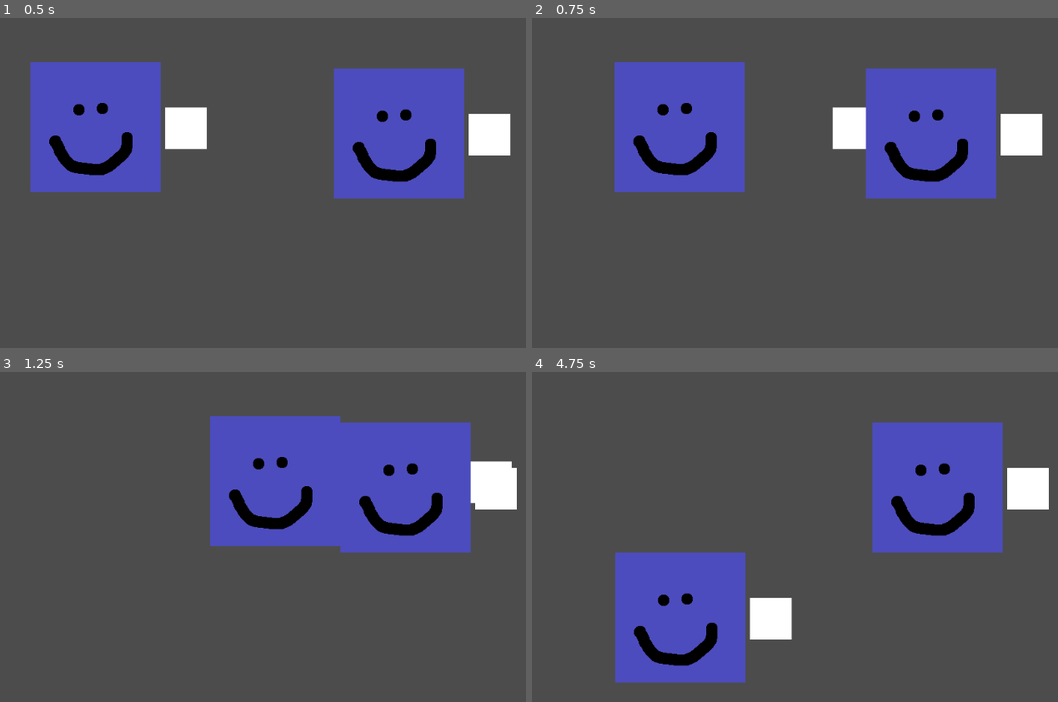
Above: before the commit, frames 1-4 (two rows, left to right).
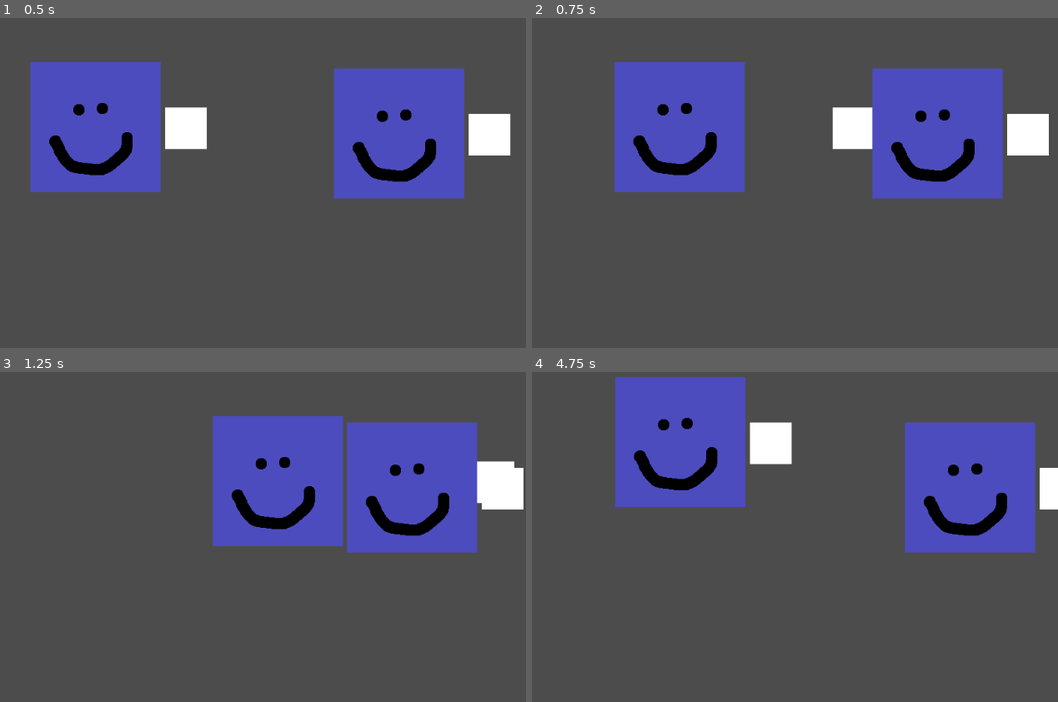
Above: after the commit, the same moments.

Repository: sadikuar/ringout
Game: Godot game, scene res://Ring.tscn
Same seed, same stepped clock (60 frames per second), same inputs: the game is played once before the commit and once after it.
Inputs (mouse positions are in pixels of both pictures, inside the frame that each line leads up to):
- Up to frame 1 (0.5 s): no input
- Up to frame 2 (0.75 s): tap Enter at 0.5 s; move the mouse to (873, 133) at 0.52 s; press the mouse at (873, 133) at 0.53 s; hold D (Move right) from 0.53 s (still down)
- Up to frame 3 (1.25 s): keep holding D (Move right)
- Up to frame 4 (4.75 s): move the mouse to (589, 527) at 1.27 s; release D (Move right) at 1.28 s; release the mouse at (589, 527) at 1.28 s; hold S (Move down) 1.28-2.03 s; click (589, 527) at 1.35 s; move the mouse to (789, 421) at 2.02 s; press the mouse at (789, 421) at 2.03 s; hold D (Move right) 2.03-2.78 s; move the mouse to (689, 586) at 2.77 s; release the mouse at (689, 586) at 2.78 s; hold W (Move up) 2.78-3.53 s; click (689, 586) at 2.85 s; move the mouse to (926, 566) at 3.52 s; press the mouse at (926, 566) at 3.53 s; hold A (Move left) from 3.53 s (still down); move the mouse to (outside the picture) at 4.27 s; release the mouse at (outside the picture) at 4.28 s; click (outside the picture) at 4.35 s

Frame 1 is identical in both runs. In frame 2, 2.1% of the frame differs, in the area x 63-99%, y 15-55%; in frame 3, 2.4%; in frame 4, 28%, in the area x 15-100%, y 1-95%.

Commit message:
- Changed collision to be active only when punching

Diff:
--- a/Hand.gd
+++ b/Hand.gd
@@ -4,26 +4,23 @@
 
 # Called when the node enters the scene tree for the first time.
 func _ready():
-
-	# TODO: Need to access disabled movements to stop this hand from punching
+	$CollisionShape2D.disabled = true
 	var player = get_parent()
 
 	if player != null:
 		disable_movements = player.disable_movements
-
-	$CollisionShape2D.disabled = true
-	pass # Replace with function body.
 
 
 # Called every frame. 'delta' is the elapsed time since the previous frame.
 func _process(delta):
 	if not disable_movements:
 		if Input.is_action_pressed("Punch 1"):
+			$CollisionShape2D.disabled = false
 			$AnimatedSprite.play()
 
 
 func _on_AnimatedSprite_animation_finished():
-	$CollisionShape2D.disabled = false
+	$CollisionShape2D.disabled = true
 	$AnimatedSprite.stop()
 	$AnimatedSprite.frame = 0
 
--- a/Ring.tscn
+++ b/Ring.tscn
@@ -8,6 +8,8 @@
 
 [node name="Player" parent="." instance=ExtResource( 1 )]
 position = Vector2( 363, 260 )
+collision_layer = 0
+collision_mask = 0
 
 [node name="Player2" parent="." instance=ExtResource( 1 )]
 position = Vector2( 829, 270 )
